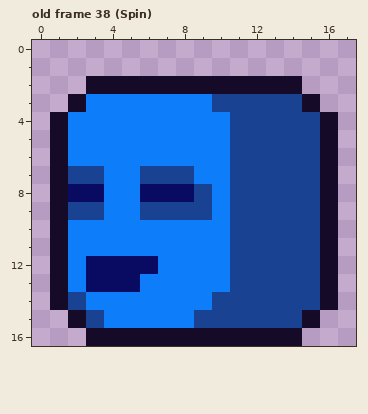
A pixel-art file gets an edit: Assets/Sprites & Tiles/Sprites/Character_animations/Character_animations.ase. This is how it looked before the edit.
18x17 pixels, 39 frames. Shown: old frame 38 (Spin). The commit also changed other frames, which this record leaves out.
New version:
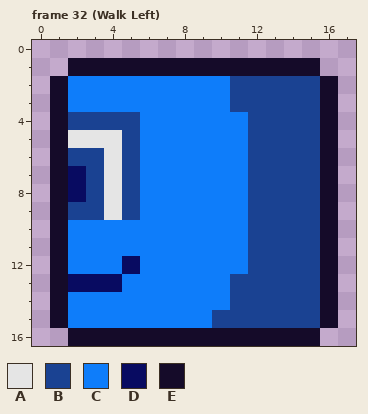
Palette (. is transparent): A #e5e5e5  B #1a4292  C #0e7dfa  D #080b61  E #150b29
A new or re-ordered frame is compared with the old frame closest to it.
The edit:
{"change": "frames 39 -> 55"}
{"where": "frame 32 (Walk Left) is new; against old frame 38 (Spin)"}
{"frame":32,"y":1,"x":2,"old":"..............","new":"EEEEEEEEEEEEEE"}
{"frame":32,"y":2,"x":1,"old":"..EEEEEEEEEEEE..","new":"ECCCCCCCCCBBBBBE"}
{"frame":32,"y":3,"x":1,"old":".E","new":"EC"}
{"frame":32,"y":3,"x":10,"old":"B","new":"C"}
{"frame":32,"y":3,"x":15,"old":"E.","new":"BE"}
{"frame":32,"y":4,"x":2,"old":"CCCC","new":"BBBB"}
{"frame":32,"y":4,"x":11,"old":"B","new":"C"}
{"frame":32,"y":5,"x":2,"old":"CCCC","new":"AAAB"}
{"frame":32,"y":5,"x":11,"old":"B","new":"C"}
{"frame":32,"y":6,"x":2,"old":"CCCC","new":"BBAB"}
{"frame":32,"y":6,"x":11,"old":"B","new":"C"}
{"frame":32,"y":7,"x":2,"old":"B","new":"D"}
{"frame":32,"y":7,"x":4,"old":"CCBBB","new":"ABCCC"}
{"frame":32,"y":7,"x":11,"old":"B","new":"C"}
{"frame":32,"y":8,"x":3,"old":"DCCDDDB","new":"BABCCCC"}
{"frame":32,"y":8,"x":11,"old":"B","new":"C"}
{"frame":32,"y":9,"x":4,"old":"CCBBBB","new":"ABCCCC"}
{"frame":32,"y":9,"x":11,"old":"B","new":"C"}
{"frame":32,"y":10,"x":11,"old":"B","new":"C"}
{"frame":32,"y":11,"x":11,"old":"B","new":"C"}
{"frame":32,"y":12,"x":3,"old":"DD","new":"CC"}
{"frame":32,"y":12,"x":6,"old":"D","new":"C"}
{"frame":32,"y":12,"x":11,"old":"B","new":"C"}
{"frame":32,"y":13,"x":2,"old":"C","new":"D"}
{"frame":32,"y":13,"x":5,"old":"D","new":"C"}
{"frame":32,"y":14,"x":2,"old":"B","new":"C"}
{"frame":32,"y":14,"x":10,"old":"B","new":"C"}
{"frame":32,"y":15,"x":1,"old":".EB","new":"ECC"}
{"frame":32,"y":15,"x":9,"old":"B","new":"C"}
{"frame":32,"y":15,"x":15,"old":"E.","new":"BE"}
{"frame":32,"y":16,"x":2,"old":".","new":"E"}
{"frame":32,"y":16,"x":15,"old":".","new":"E"}
{"label":"changed","picture_box":[50,58,338,346]}
